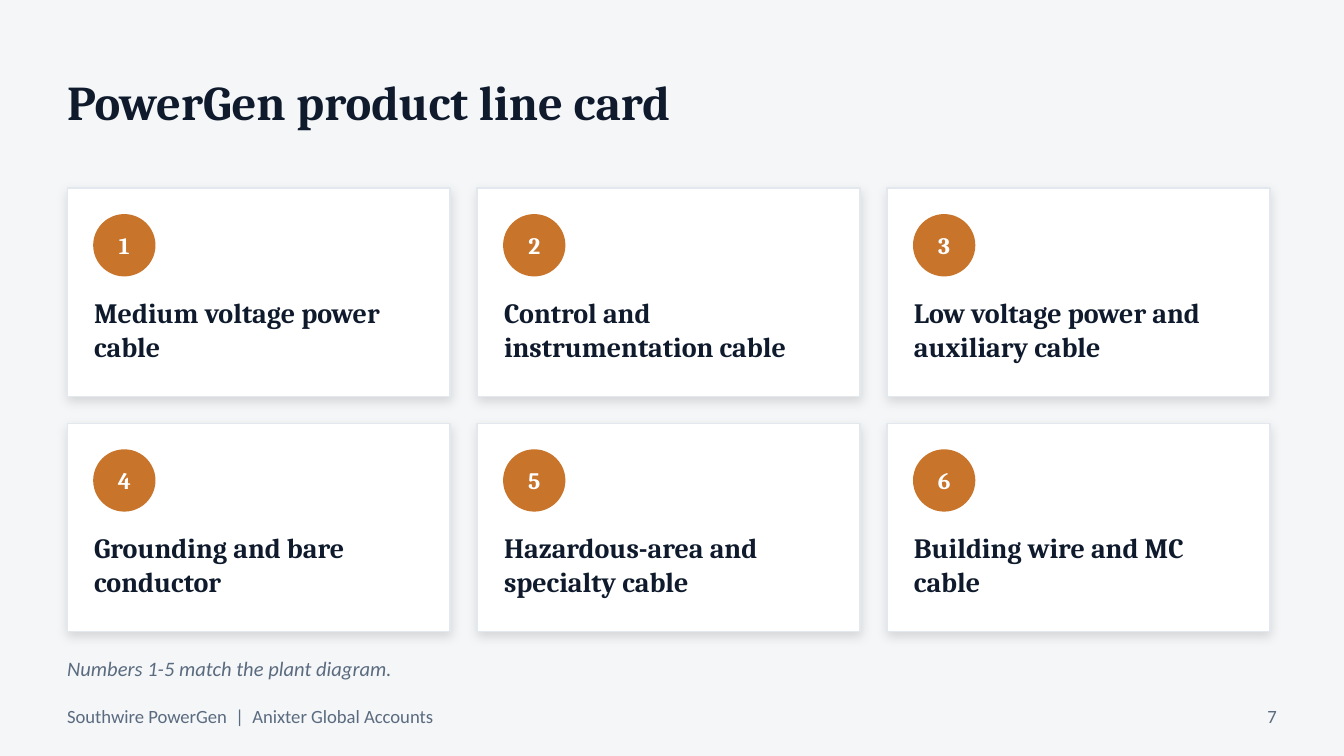
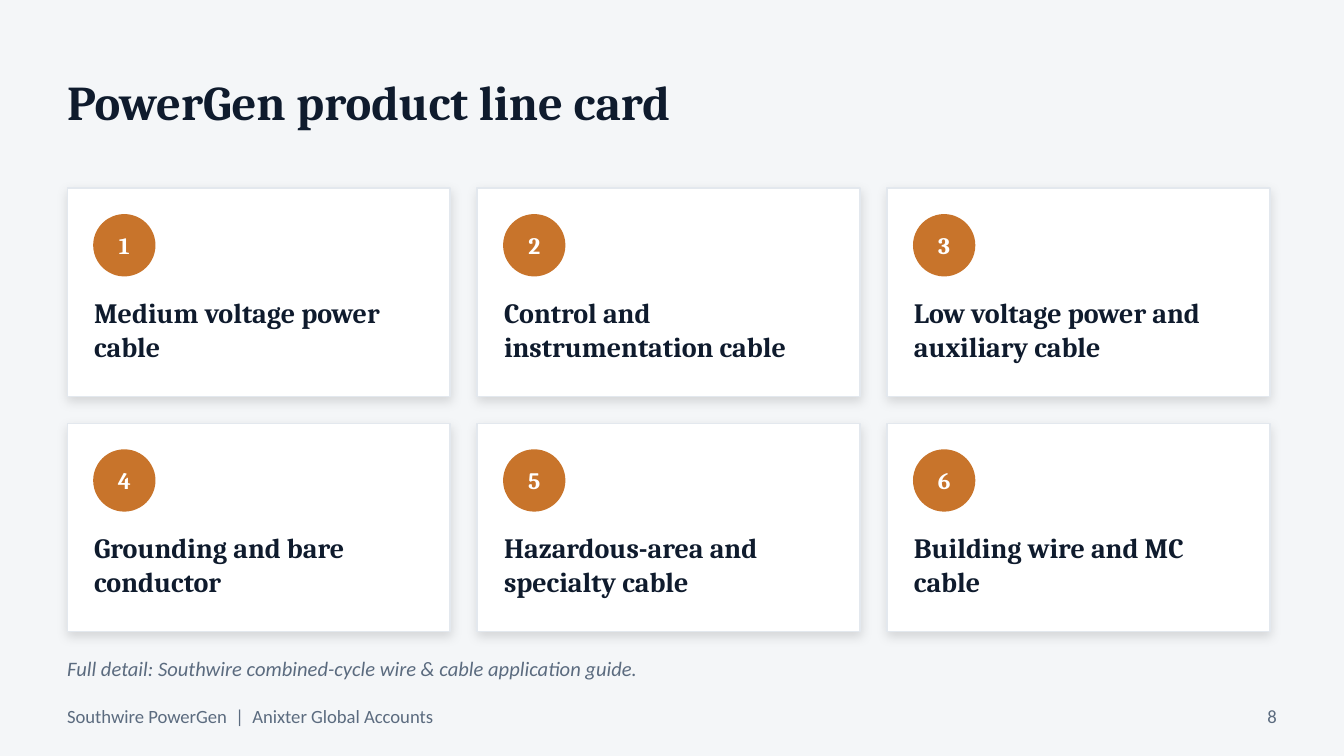
Before and after one commit to shardt87/ln, a slide deck: slide 8 of presentations/Anixter_PowerGen_Presentation_DRAFT.pptx (slide 7 before the commit). Drawn at 1344x756 pixels with LibreOffice and Linux fonts; fonts in the diff are those of the drawing. Boxes give left, top, right and bottom in pixels: in the first picture for what was removed or moved away, otherwise in the second. Text is boxed around its words. In the diff, an @@ line names an element or a change of style, - is before the commit and + after.

```diff
--- a/presentations/Anixter_PowerGen_Presentation_DRAFT.pptx
+++ b/presentations/Anixter_PowerGen_Presentation_DRAFT.pptx
@@ text at <box>67,662,636,680</box>: text changed @@
-Numbers 1-5 match the plant diagram.
+Full detail: Southwire combined-cycle wire & cable application guide.
@@ text at <box>1267,710,1276,723</box>: text changed @@
-7
+8
```
Also in this commit, not shown: 2 other slides changed, 2 slides added, 1 slide removed, 2 other files.
